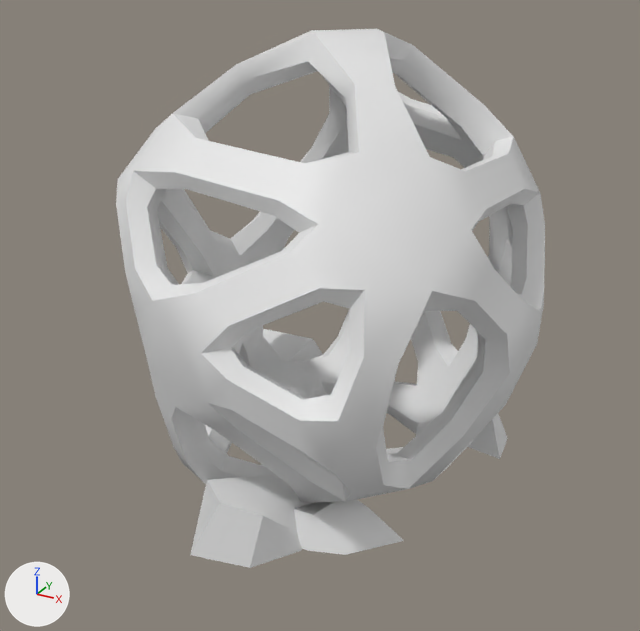
Before and after pictures for a commit that changed the FBX model Assets/Fbx/Chest_1.fbx.
Both versions are drawn from a 50 mm lens placed at (0.725, -1.358, 0.986), pointed at (-0.006, -0.03, 0.322). The axes (+X, +Y, +Z) are drawn at lower left. The lights are the same throughout. Vertices at the same position are counted once.

In view in the first picture: 'Chest_1'.
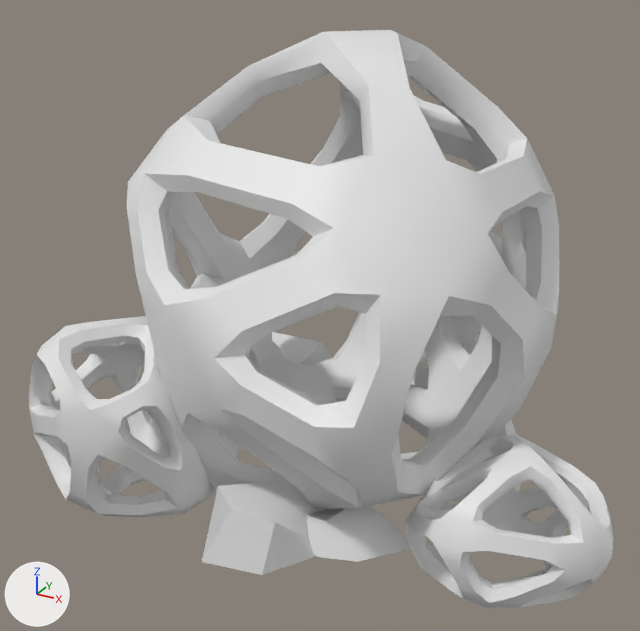
Commit message: update chests

Location of each change, [x1, y1, x2, y2] in pixels of the pictures (640 x 631 px; the box of a moved part takes in the faces that stretch with it):
'Chest_1', reshaped, turned
    before: [116, 29, 545, 568]
    after: [29, 30, 613, 607]
part 1 of me_solid_020, moved or reshaped
    before: [116, 29, 545, 503]
    after: [127, 30, 559, 509]
part 2 of me_solid_020, moved or reshaped
    before: [263, 329, 323, 362]
    after: [272, 332, 332, 365]
part 3 of me_solid_020, moved or reshaped
    before: [190, 475, 314, 568]
    after: [202, 480, 324, 575]
part 4 of me_solid_020, moved or reshaped
    before: [468, 414, 508, 459]
    after: [494, 420, 517, 437]
part 5 of me_solid_020, moved or reshaped
    before: [294, 500, 404, 555]
    after: [306, 506, 411, 562]
part 6 of me_solid_020, moved or reshaped (not visible before)
    after: [453, 485, 520, 502]
part 7 of me_solid_020, added
    after: [452, 221, 502, 355]
part 8 of me_solid_020, added
    after: [29, 316, 221, 517]
part 9 of me_solid_020, added
    after: [405, 435, 613, 607]
part 10 of me_solid_020, added
    after: [410, 340, 461, 388]

Diff of the bpy script that builds the scene:
```diff
--- a/Assets/Fbx/Chest_1.fbx.py
+++ b/Assets/Fbx/Chest_1.fbx.py
@@ me_solid_020 @@
 # used by ob_chest_1; location = (0.0, 0.0, 0.0); rotation_euler = (1.571, 0.0, 0.0), in degrees (90, 0, 0)
-me_solid_020.from_pydata(...)  # 620 vertices, 651 faces; spans x -0.375..0.384, y -0.004..0.822, z -0.417..0.404
+me_solid_020.from_pydata(...)  # 2438 vertices, 2603 faces; spans x -0.469..0.588, y -0.45..0.534, z -0.033..0.822
+# me_solid_020 part 1: the loose piece of 564 vertices spanning x -0.348..0.384, y -0.001..0.822, z -0.417..0.404 is turned 90 degrees about the x axis through its middle, then moved by (0.027, -0.41, 0.417)
+# me_solid_020 part 2: the loose piece of 8 vertices spanning x -0.375..-0.16, y 0.002..0.111, z -0.339..-0.122 is turned 90 degrees about the x axis through its middle, then moved by (0.027, 0.168, 0.287)
+# me_solid_020 part 3: the loose piece of 12 vertices spanning x -0.12..0.096, y -0.004..0.103, z 0.175..0.385 is turned 90 degrees about the x axis through its middle, then moved by (0.027, -0.335, -0.23)
+# me_solid_020 part 4: the loose piece of 12 vertices spanning x 0.113..0.308, y 0.002..0.078, z -0.357..-0.152 is turned 90 degrees about the x axis through its middle, then moved by (0.027, 0.209, 0.295)
+# me_solid_020 part 5: the loose piece of 12 vertices spanning x 0.04..0.243, y -0.002..0.056, z 0.145..0.279 is turned 90 degrees about the x axis through its middle, then moved by (0.027, -0.245, -0.185)
+# me_solid_020 part 6: the loose piece of 12 vertices spanning x -0.166..-0.02, y 0.012..0.086, z -0.401..-0.278 is turned 90 degrees about the x axis through its middle, then moved by (0.413, -0.031, 0.384)
+# me_solid_020 part 7: a new loose piece of 564 vertices spanning x 0.069..0.317, y 0.261..0.534, z 0.0..0.451
+# me_solid_020 part 8: a new loose piece of 414 vertices spanning x -0.469..-0.084, y -0.45..-0.072, z -0.033..0.351
+# me_solid_020 part 9: a new loose piece of 414 vertices spanning x 0.26..0.588, y -0.309..-0.012, z -0.014..0.232
+# me_solid_020 part 10: a new loose piece of 414 vertices spanning x -0.142..0.104, y 0.288..0.514, z -0.01..0.205
@@ ob_chest_1 @@
 ob_chest_1.location = (0.0, 0.0, 0.0)
-ob_chest_1.rotation_euler = (1.571, 0.0, 0.0)  # degrees (90, 0, 0)
```
